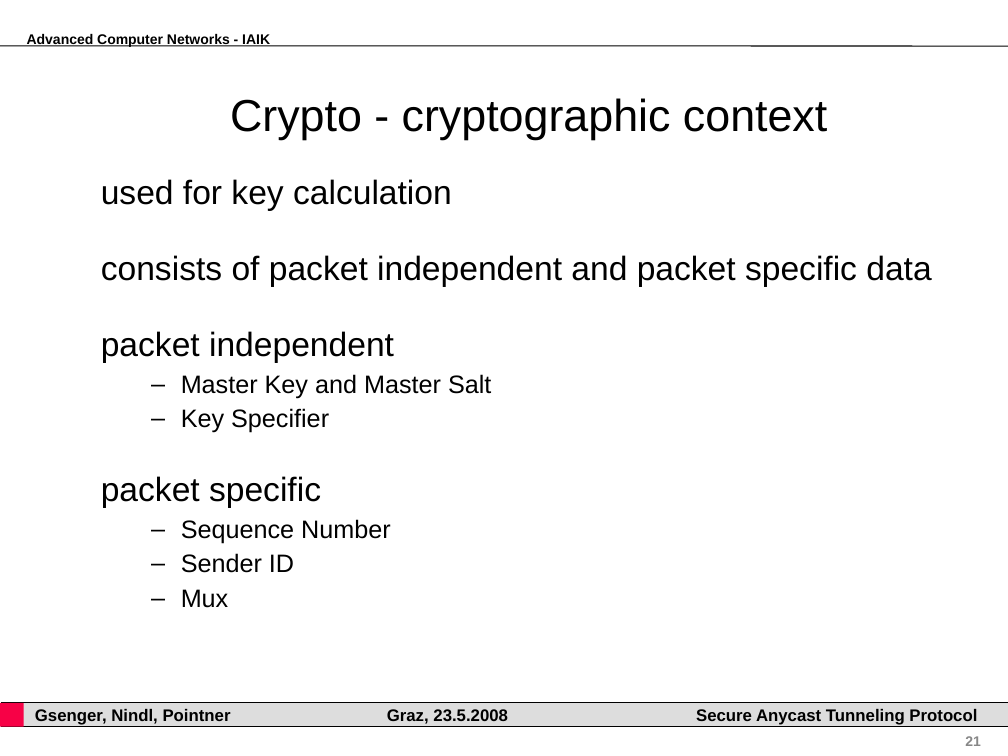
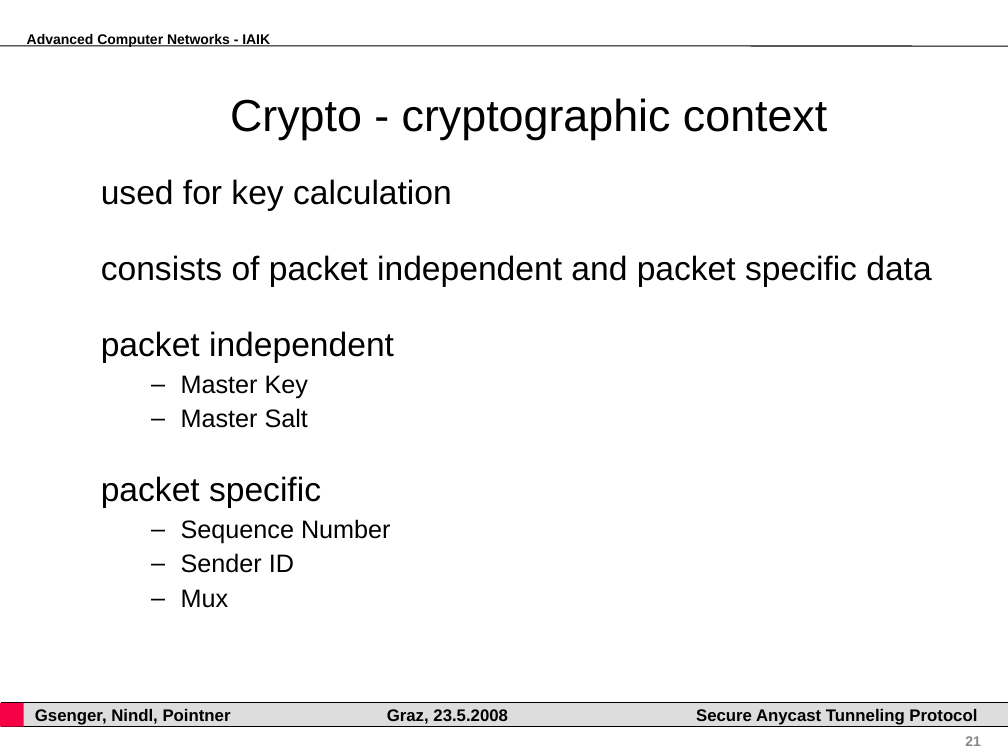
Before and after one commit to pyhedgehog/anytun, a slide deck: slide 21 of papers/acn.ppt. Drawn at 1008x756 pixels with LibreOffice and Linux fonts; fonts in the diff are those of the drawing; background and template pictures are left out. Boxes give left, top, right and bottom in pixels: in the first picture for what was removed or moved away, otherwise in the second. Text is boxed around its words. In the diff, an @@ line names an element or a change of style, - is before the commit and + after.

Commit message:
fixed some typo @ acn presention

```diff
--- a/papers/acn.ppt
+++ b/papers/acn.ppt
@@ text at [101, 179, 931, 608]: indent changed @@
@@ text at [181, 375, 308, 428]: text changed @@
-  – Master Key and Master Salt
-  – Key Specifier
+  – Master Key
+  – Master Salt
```
Also in this commit, not shown: 23 other slides changed.
